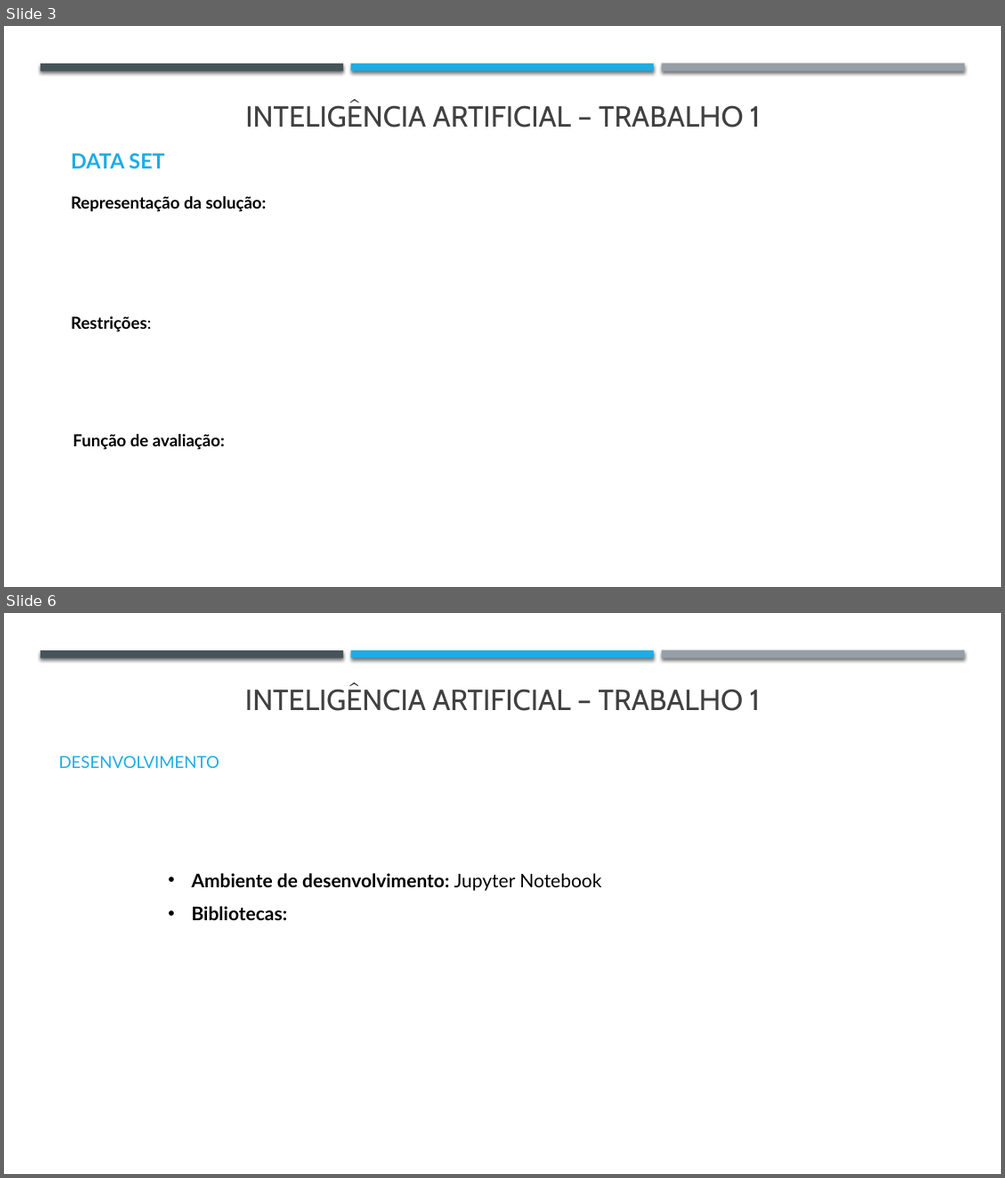
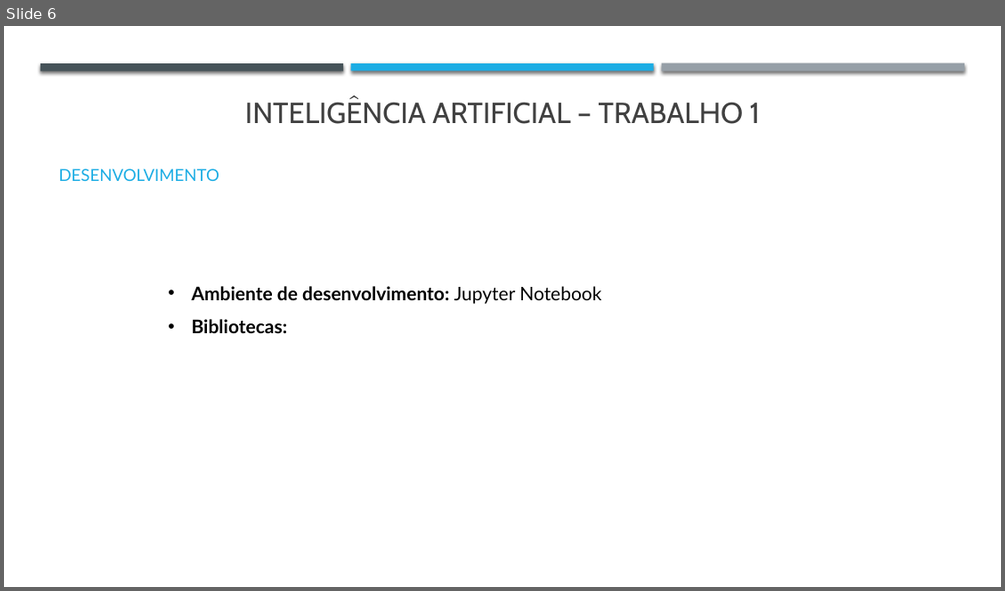
Before and after one commit to j-vm/FEUP_IART_2020, a slide deck: Assigment2/Checkpoint1_trabalho2.pptx. Shown one above the other, each under a label of ours: slides 3 and 6 before the commit, slide 6 after it; the slides between them are not shown. The pictures are 1005x1178 and 1005x591 pixels, drawn with LibreOffice and Linux fonts; fonts in the diff are those of the drawing. Boxes give left, top, right and bottom in pixels: in the first picture for what was removed or moved away, otherwise in the second. Text is boxed around its words. In the diff, an @@ line names an element or a change of style, - is before the commit and + after.

Commit message:
some changes in ppt and start cleaning matches data

```diff
--- a/Assigment2/Checkpoint1_trabalho2.pptx
+++ b/Assigment2/Checkpoint1_trabalho2.pptx
@@ slide 3 removed at (4,26,1001,587), background #FFFFFF @@
@@ rectangle removed at (4,26,1001,587) @@
@@ rectangle removed at (40,63,343,70) @@
@@ rectangle removed at (351,63,654,70) @@
@@ rectangle removed at (662,63,964,71) @@
@@ text removed at (245,105,760,127) @@
-INTELIGÊNCIA ARTIFICIAL – TRABALHO 1
@@ text removed at (71,153,164,168) @@
-DATA SET
@@ text removed at (71,196,267,212) @@
-Representação da solução:
@@ rectangle removed at (40,278,965,551) @@
@@ text removed at (71,316,151,332) @@
-Restrições:
@@ text removed at (73,434,225,450) @@
-Função de avaliação:
```
Also in this commit, not shown: 3 slides changed, 2 slides added, 1 other slide removed, 1 other file.
